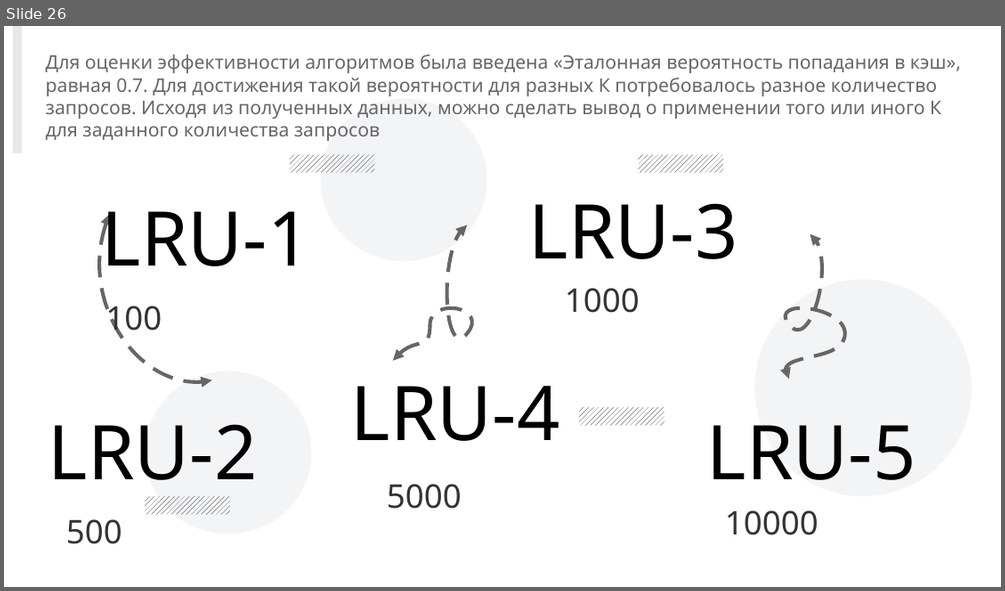
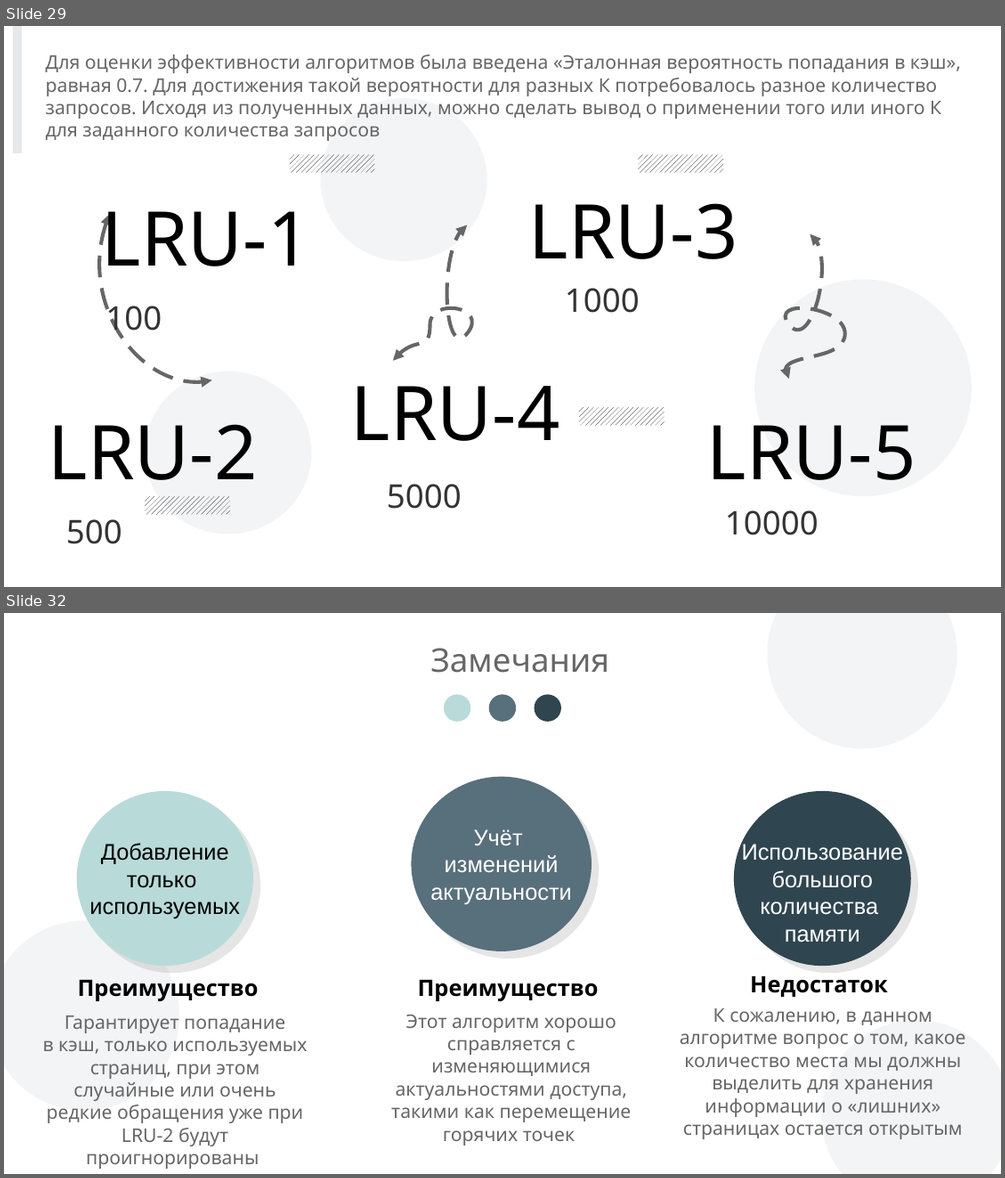
Before and after one commit to andreyStrachuk/LRU-K, a slide deck: Theory/Презентация LRU-K.pptx. Shown one above the other, each under a label of ours: slide 26 before the commit, slides 29 and 32 after it; the slides between them are not shown. The pictures are 1005x591 and 1005x1178 pixels, drawn with LibreOffice and Linux fonts; fonts in the diff are those of the drawing; background and template pictures are left out. Boxes give left, top, right and bottom in pixels: in the first picture for what was removed or moved away, otherwise in the second. Text is boxed around its words. In the diff, an @@ line names an element or a change of style, - is before the commit and + after.

```diff
--- a/Theory/Презентация LRU-K.pptx
+++ b/Theory/Презентация LRU-K.pptx
@@ slide 32 added at [4, 613, 1001, 1174], background #FFFFFF @@
@@ ellipse added at [768, 613, 957, 748], fill #8D99AE at 10% opacity @@
@@ text added at [430, 648, 609, 673], 26 pt, text #666666 @@
+Замечания
@@ ellipse added at [444, 694, 470, 722], fill #B8DBD9 @@
@@ ellipse added at [489, 694, 516, 722], fill #586F7C @@
@@ ellipse added at [534, 694, 561, 722], fill #2F4550 @@
@@ ellipse added at [76, 791, 252, 965], fill #B8DBD9, 18 pt, text #000000 @@
+Добавление
+только
+используемых
@@ ellipse added at [411, 777, 591, 951], fill #586F7C, 18 pt, text #FFFFFF @@
+Учёт
+изменений
+актуальности
@@ ellipse added at [734, 791, 911, 965], fill #2F4550, 18 pt, text #FFFFFF @@
+Использование
+большого
+количества
+памяти
@@ ellipse added at [4, 921, 179, 1111], fill #8D99AE at 10% opacity @@
@@ text added at [78, 980, 259, 1001], 18 pt, text #000000, bold @@
+Преимущество
@@ text added at [418, 980, 599, 1001], 18 pt, text #000000, bold @@
+Преимущество
@@ text added at [750, 976, 888, 997], 18 pt, text #000000, bold @@
+Недостаток
@@ text added at [680, 1008, 966, 1139], 15 pt, text #666666 @@
+К сожалению, в данном алгоритме вопрос о том, какое количество места мы должны выделить для хранения информации о «лишних» страницах остается открытым
@@ text added at [43, 1015, 307, 1168], 15 pt, text #666666 @@
+Гарантирует попадание
+в кэш, только используемых страниц, при этом случайные или очень редкие обращения уже при LRU-2 будут проигнорированы
@@ text added at [391, 1013, 631, 1145], 15 pt, text #666666 @@
+Этот алгоритм хорошо справляется с изменяющимися актуальностями доступа, такими как перемещение горячих точек
@@ ellipse added at [822, 1020, 1001, 1174], fill #8D99AE at 10% opacity @@
@@ what was slide 26 is now slide 29 @@
```
Also in this commit, not shown: 19 slides changed, 6 other slides added, 2 slides removed, 1 other file.
